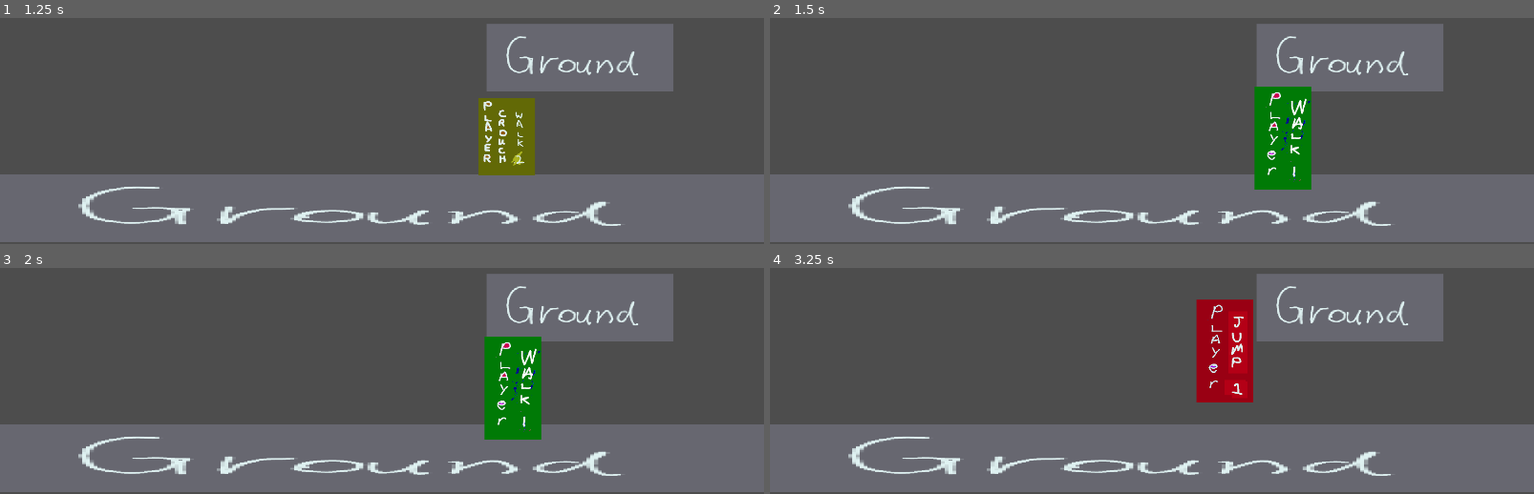
Above: before the commit, frames 1-4 (two rows, left to right).
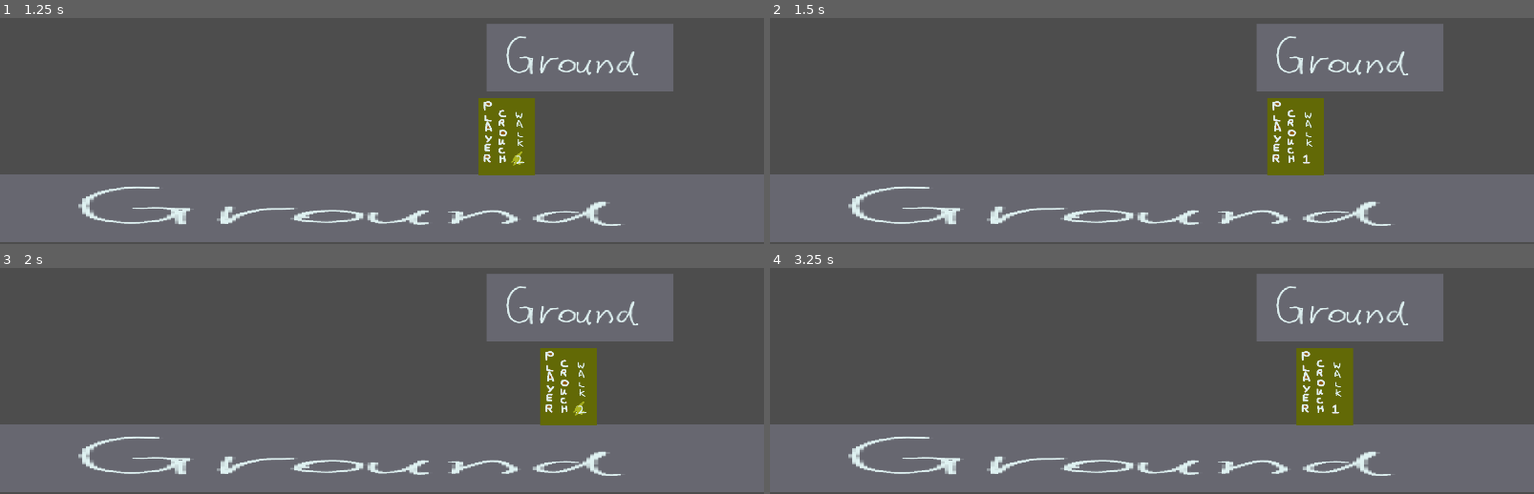
Above: after the commit, the same moments.

Repository: haruo-gabriel/portal2d
Game: Godot game, scene res://Scenes/Main/main.tscn
Two runs of this game, one before a commit and one after it. Both use one fixed random seed, a clock stepped at 60 frames per second and the inputs below.
Inputs:
- Up to frame 1 (1.25 s): hold D (move_right) from 0.53 s (still down); hold Shift (crouch) from 0.53 s (still down); tap Space (jump) at 0.77 s
- Up to frame 2 (1.5 s): keep holding D (move_right); release Shift (crouch) at 1.28 s; tap Shift (crouch) at 1.35 s
- Up to frame 3 (2 s): keep holding D (move_right); tap Space (jump) at 1.52 s
- Up to frame 4 (3.25 s): release D (move_right) at 2.03 s; hold A (move_left) 2.03-2.78 s; hold Shift (crouch) 2.03-2.78 s; hold D (move_right) from 2.78 s (still down); tap Shift (crouch) at 2.85 s; tap Space (jump) at 3.02 s

Frame 1 is identical in both runs. In frame 2, 4.0% of the frame differs, in the area x 63-73%, y 30-76%; in frame 3, 5.9%; in frame 4, 6.0%, in the area x 55-77%, y 13-70%.

Commit message:
Fixing the uncrouch
Now the player can't uncrouch under a platform if they would collide with it.

If they are not holding the shift key, they will stand up as soon as possible when leaving the blocked area.

Diff:
--- a/godot project/Scripts/Player/Player.gd
+++ b/godot project/Scripts/Player/Player.gd
@@ -101,6 +101,9 @@
 
 func uncrouch() -> void:
 
+	if move_and_collide(-sprite_crouching_offset, true) != null:
+		return
+
 	main_hitbox.disabled = false
 	crouched_hitbox.disabled = true
 
